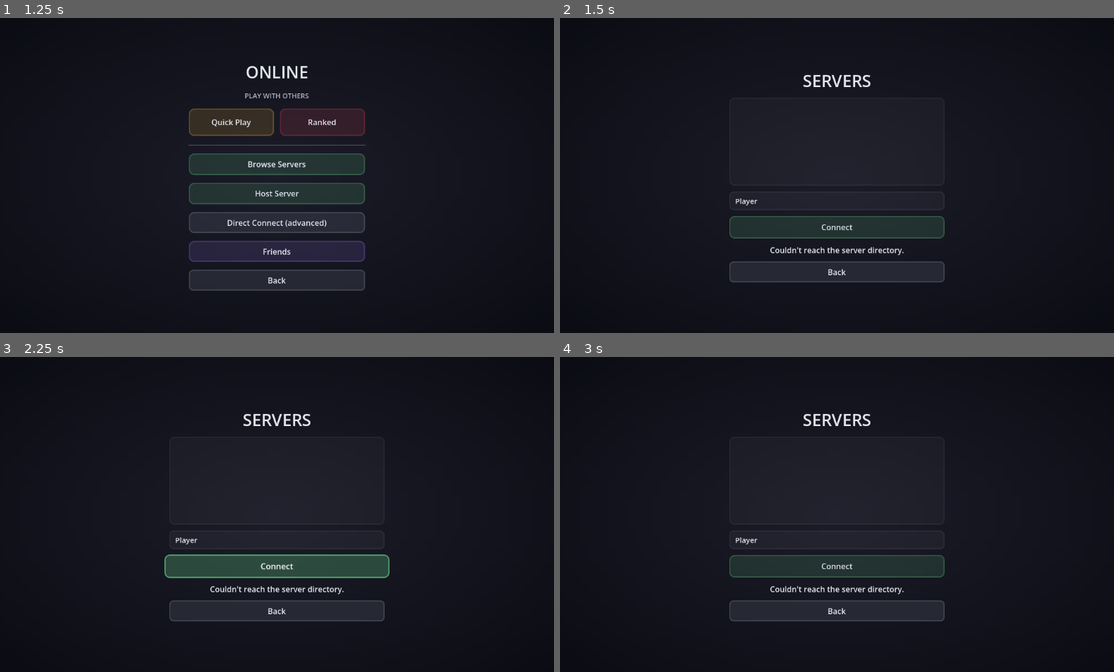
Above: before the commit, frames 1-4 (two rows, left to right).
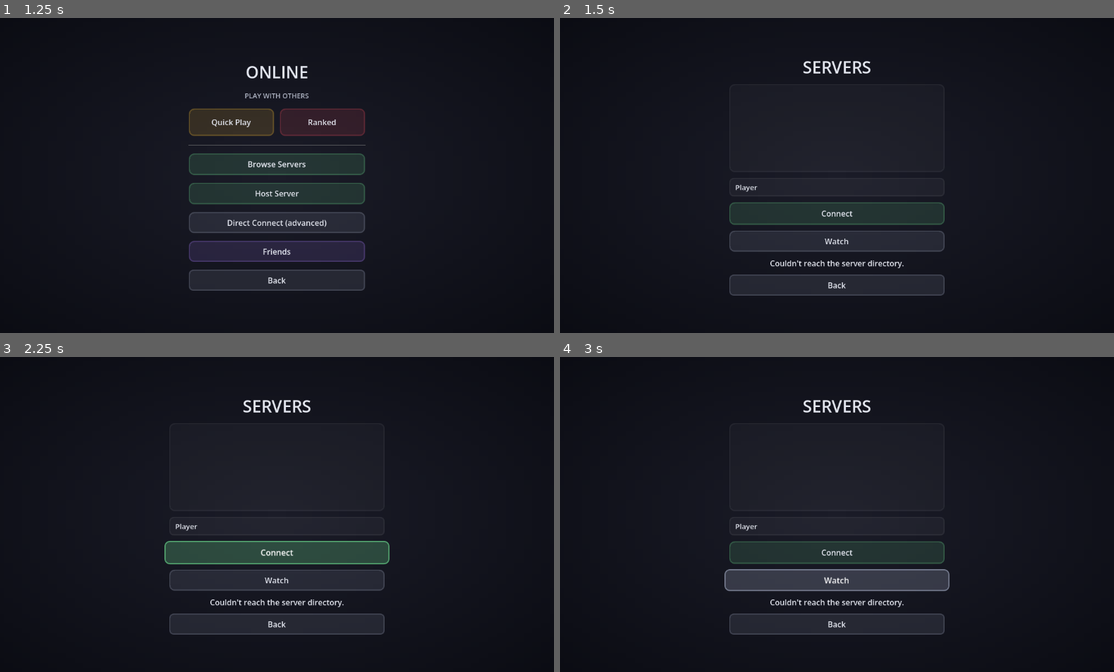
Above: after the commit, the same moments.

Repository: SumDumIdiut/tag
Game: Godot game, scene res://main/bootstrap.tscn
The game is run twice, just before and just after one commit, with the same random seed, the same clock (stepped at 60 frames per second) and the same inputs.
Inputs (mouse positions are in pixels of both pictures, inside the frame that each line leads up to):
- Up to frame 1 (1.25 s): click (177, 213) at 0.52 s
- Up to frame 2 (1.5 s): click "Browse Servers" at 1.25 s
- Up to frame 3 (2.25 s): click "Connect" at 2 s
- Up to frame 4 (3 s): click (837, 580) at 2.75 s, where only the run after the commit has a clickable "Watch"

Frame 1 is identical in both runs. In frame 2, 3.7% of the frame differs, in the area x 30-70%, y 13-89%; in frame 3, 5.7%, in the area x 29-71%, y 13-89%; in frame 4, 5.1%.

Commit message:
Add live spectating (Phase 7)
Read-only spectator path parallel to the existing player path:
NetworkManager.start_spectator() connects and registers via a new
_server_register_spectator RPC instead of _server_register_player,
attaching to whichever lobby on that server currently has a match in
progress. Spectators get the full per-tick match-state broadcast
(ServerMatch._physics_process now also pushes to
NetworkManager.get_spectators(lobby_id)) but never occupy a Player slot
and have no receive_input wiring, so they can never act. Server browser
gets a "Watch" button; net_game.gd falls back to following the first
roster entry's camera when my_peer_id == -1 (the spectator sentinel).

Verified with three local headless instances (dedicated server + two
playing bots + one spectating bot): spectator receives live state for
both players with zero ability to move, and cleanly receives match-ended
when the real players disconnect and the match tears down.

Diff:
--- a/game/main/net_game.gd
+++ b/game/main/net_game.gd
@@ -55,6 +55,16 @@
 		_apply_skin(peer_id)
 		_apply_hat(peer_id)
 
+	# my_peer_id == -1 means we're spectating (see NetworkManager.start_
+	# spectator) -- there's no local avatar to own the camera, so fall back
+	# to following whichever roster entry came first instead of leaving no
+	# camera active at all.
+	if my_peer_id == -1 and not avatars.is_empty():
+		var followed: RemoteAvatar = avatars[avatars.keys()[0]]
+		followed.camera.enabled = true
+		followed.camera.make_current()
+		hud.text = "Spectating"
+
 ## A custom skin's image can still be in flight (relayed from the server,
 ## see NetworkManager) when a match starts -- SkinCatalog.get_part_textures()
 ## just returns {} for a not-yet-known custom id, so avatar.set_skin() no-ops
@@ -104,6 +114,12 @@
 			_apply_hat(peer_id)
 
 func _physics_process(_delta: float) -> void:
+	# A spectator (my_peer_id == -1, see setup()/start_spectator()) has no
+	# Player on the server to apply input to at all -- the server would just
+	# no-op it (not in any _peer_lobby entry), but there's no reason to
+	# spend a network message every tick doing nothing.
+	if my_peer_id == -1:
+		return
 	# No client-side prediction/reconciliation at all -- just capture and
 	# send input every tick. Every avatar (see _on_match_state), including
 	# your own, only ever renders confirmed server state, dead-reckoned the
--- a/game/main/server_browser.gd
+++ b/game/main/server_browser.gd
@@ -1,10 +1,12 @@
 extends Control
 
 const UIStyle := preload("res://ui/ui_style.gd")
+const MATCH_INTRO_SCENE := preload("res://main/match_intro.tscn")
 
 @onready var server_list: ItemList = $VBox/ServerList
 @onready var username_edit: LineEdit = $VBox/UsernameEdit
 @onready var connect_button: Button = $VBox/ConnectButton
+@onready var watch_button: Button = $VBox/WatchButton
 @onready var status_label: Label = $VBox/StatusLabel
 @onready var back_button: Button = $VBox/BackButton
 
@@ -16,6 +18,12 @@
 var _http: HTTPRequest
 var _refresh_timer: Timer
 var _request_in_flight := false
+## Set by _on_watch_pressed(), read by _on_connected() to decide whether to
+## quick_join_lobby (normal Connect) or just wait for a match already in
+## progress to be pushed to us (Watch) -- start_spectator()/start_client()
+## both end in the same connected_to_server signal, so this is the one bit
+## of context that signal alone doesn't carry.
+var _watching := false
 # NetworkManager is an autoload -- its signals outlive this screen, so a late
 # lobby_state_updated (from the CONNECT_ONE_SHOT below) can still fire after
 # Back is pressed and pull the player into lobby_room anyway. See
@@ -25,14 +33,18 @@
 func _ready() -> void:
 	UIStyle.add_background(self)
 	UIStyle.style_button(connect_button, UIStyle.COLOR_ONLINE)
+	UIStyle.style_button(watch_button, UIStyle.COLOR_NEUTRAL)
 	UIStyle.style_back_button(back_button)
 
 	username_edit.text = GameSettings.saved_username
 	connect_button.pressed.connect(_on_connect_pressed)
+	watch_button.pressed.connect(_on_watch_pressed)
 	back_button.pressed.connect(_on_back_pressed)
 	server_list.item_activated.connect(func(_idx): _on_connect_pressed())
 	NetworkManager.connected_to_server.connect(_on_connected)
 	NetworkManager.connection_failed.connect(_on_connection_failed)
+	NetworkManager.spectate_failed.connect(_on_spectate_failed)
+	NetworkManager.match_started.connect(_on_spectate_match_started)
 
 	_http = HTTPRequest.new()
 	add_child(_http)
@@ -89,11 +101,26 @@
 	GameSettings.save_username(username)
 	NetworkManager.set_username(username)
 	connect_button.disabled = true
+	watch_button.disabled = true
 	status_label.text = "Connecting..."
 	NetworkManager.start_client(RELAY_JOIN_BASE + str(server.id), username)
 
+func _on_watch_pressed() -> void:
+	var selected := server_list.get_selected_items()
+	if selected.is_empty():
+		return
+	var server: Dictionary = _servers[selected[0]]
+	_watching = true
+	connect_button.disabled = true
+	watch_button.disabled = true
+	status_label.text = "Connecting..."
+	NetworkManager.start_spectator(RELAY_JOIN_BASE + str(server.id))
+
 func _on_connected() -> void:
 	if _cancelled:
+		return
+	if _watching:
+		status_label.text = "Waiting for a match in progress..."
 		return
 	status_label.text = "Joining match..."
 	NetworkManager.lobby_state_updated.connect(_on_in_lobby, CONNECT_ONE_SHOT)
@@ -104,9 +131,33 @@
 		return
 	get_tree().change_scene_to_file("res://main/lobby_room.tscn")
 
+## Only NetworkManager.start_spectator() (via _on_watch_pressed above) ever
+## leaves this screen's connection sitting with no lobby to join, so this
+## firing at all means we're spectating -- normal Connect always transitions
+## away via _on_in_lobby well before a match (and this signal) exists.
+func _on_spectate_match_started(_lobby_id: int, my_id: int, roster: Dictionary, level_id: String) -> void:
+	if not _watching or _cancelled:
+		return
+	var scene := MATCH_INTRO_SCENE.instantiate()
+	scene.setup(my_id, roster, level_id)
+	get_tree().root.add_child(scene)
+	get_tree().current_scene.queue_free()
+	get_tree().current_scene = scene
+
+func _on_spectate_failed() -> void:
+	if _cancelled:
+		return
+	status_label.text = "No match is currently in progress on that server."
+	NetworkManager.disconnect_from_server()
+	_watching = false
+	connect_button.disabled = false
+	watch_button.disabled = false
+
 func _on_connection_failed() -> void:
 	status_label.text = "Couldn't connect to that server -- it may have gone offline."
 	connect_button.disabled = false
+	watch_button.disabled = false
+	_watching = false
 
 func _on_back_pressed() -> void:
 	_cancelled = true
--- a/game/main/server_browser.tscn
+++ b/game/main/server_browser.tscn
@@ -47,6 +47,11 @@
 custom_minimum_size = Vector2(0, 46)
 text = "Connect"
 
+[node name="WatchButton" type="Button" parent="VBox"]
+layout_mode = 2
+custom_minimum_size = Vector2(0, 36)
+text = "Watch"
+
 [node name="StatusLabel" type="Label" parent="VBox"]
 layout_mode = 2
 horizontal_alignment = 1
--- a/game/net/network_manager.gd
+++ b/game/net/network_manager.gd
@@ -21,6 +21,9 @@
 ## send_chat_message()/lobby_room.gd. Lobby-only by design (not in-match),
 ## to keep the tight tag-gameplay netcode path untouched by this.
 signal chat_message_received(username: String, text: String)
+## Fires on a peer that tried start_spectator() when no match is currently
+## in progress on that server to watch.
+signal spectate_failed
 
 const DEFAULT_PORT := 9000
 const MAX_LOBBY_PLAYERS := 8
@@ -45,6 +48,11 @@
 var _peer_client_id := {} # peer_id -> String, the anonymous cosmetics/ranked identity -- server-side only, never broadcast to other clients
 var _peer_lobby := {}    # peer_id -> lobby_id
 var _matches := {}       # lobby_id -> ServerMatch
+var _spectators := {}    # lobby_id -> Array[peer_id], read-only observers of an in-progress match
+var _peer_spectating_lobby := {} # peer_id -> lobby_id, for disconnect cleanup
+
+# ---- Client-side state only ----
+var _pending_as_spectator := false # set by start_spectator(), consumed by _on_connected_to_server()
 
 func _ready() -> void:
 	multiplayer.peer_disconnected.connect(_on_peer_disconnected)
@@ -74,6 +82,13 @@
 	if not is_server:
 		return []
 	return _peer_client_id.values()
+
+## Called by ServerMatch every physics tick to also push state to anyone
+## watching lobby_id's match read-only (see _server_register_spectator).
+func get_spectators(lobby_id: int) -> Array:
+	if not is_server:
+		return []
+	return _spectators.get(lobby_id, [])
 
 ## WebSockets (not ENet/raw UDP) specifically because this needs to be
 ## reachable through a Cloudflare Tunnel -- Cloudflare's edge can proxy a
@@ -101,11 +116,30 @@
 func start_client(address: String, display_name: String) -> void:
 	username = display_name
 	is_server = false
+	_pending_as_spectator = false
 	var url := _normalize_address(address)
 	var peer := WebSocketMultiplayerPeer.new()
 	var err := peer.create_client(url)
 	if err != OK:
 		push_error("NetworkManager: failed to create client peer (%s)" % err)
+		connection_failed.emit()
+		return
+	multiplayer.multiplayer_peer = peer
+
+## Connects the same way start_client() does, but registers as a read-only
+## spectator instead of a simulated player once connected (see
+## _on_connected_to_server()) -- never sends input, never occupies a Player
+## slot. Attaches to whichever match on this server is currently in
+## progress; emits spectate_failed if none is.
+func start_spectator(address: String) -> void:
+	is_server = false
+	_pending_as_spectator = true
+	var url := _normalize_address(address)
+	var peer := WebSocketMultiplayerPeer.new()
+	var err := peer.create_client(url)
+	if err != OK:
+		push_error("NetworkManager: failed to create client peer (%s)" % err)
+		_pending_as_spectator = false
 		connection_failed.emit()
 		return
 	multiplayer.multiplayer_peer = peer
@@ -126,7 +160,11 @@
 
 func _on_connected_to_server() -> void:
 	my_peer_id = multiplayer.get_unique_id()
-	rpc_id(1, "_server_register_player", username, SkinCatalog.selected_skin_id, SkinCatalog.selected_hat_id, SkinCatalog.client_id)
+	if _pending_as_spectator:
+		_pending_as_spectator = false
+		rpc_id(1, "_server_register_spectator")
+	else:
+		rpc_id(1, "_server_register_player", username, SkinCatalog.selected_skin_id, SkinCatalog.selected_hat_id, SkinCatalog.client_id)
 	connected_to_server.emit()
 
 func _on_connection_failed() -> void:
@@ -146,6 +184,10 @@
 	if lobby_id != -1:
 		_remove_peer_from_lobby(id, lobby_id)
 	_peer_lobby.erase(id)
+	var spectating_lobby_id: int = _peer_spectating_lobby.get(id, -1)
+	if spectating_lobby_id != -1 and _spectators.has(spectating_lobby_id):
+		_spectators[spectating_lobby_id].erase(id)
+	_peer_spectating_lobby.erase(id)
 
 # ==================== Server-side RPC endpoints (client -> server) ====================
 
@@ -167,6 +209,41 @@
 		_join_ranked_lobby(sender)
 	else:
 		_send_lobby_list(sender)
+
+## Attaches the sender to whichever lobby on this server currently has a
+## match running -- there's no per-lobby "Watch" targeting from the server
+## browser (it only knows about servers, not individual lobbies), so a
+## spectator just gets whatever's live. Never touches _players/_peer_lobby;
+## a spectator is not a lobby member and never becomes one.
+@rpc("any_peer", "reliable")
+func _server_register_spectator() -> void:
+	if not is_server:
+		return
+	var sender := multiplayer.get_remote_sender_id()
+	if _peer_lobby.has(sender) or _peer_spectating_lobby.has(sender):
+		return
+	var target_lobby_id := -1
+	for lobby in _lobbies.values():
+		if lobby.in_match:
+			target_lobby_id = lobby.id
+			break
+	if target_lobby_id == -1 or not _matches.has(target_lobby_id):
+		rpc_id(sender, "_client_spectate_failed")
+		return
+	var match_instance: ServerMatch = _matches[target_lobby_id]
+	# roster is only populated once ServerMatch._finish_setup() completes --
+	# briefly empty while a custom level is still being fetched (see
+	# server_match.gd's _fetch_custom_arena). Reject rather than send a
+	# match-started payload with no one in it; there's no second chance to
+	# resend once this RPC has gone out.
+	if match_instance.roster.is_empty():
+		rpc_id(sender, "_client_spectate_failed")
+		return
+	if not _spectators.has(target_lobby_id):
+		_spectators[target_lobby_id] = []
+	_spectators[target_lobby_id].append(sender)
+	_peer_spectating_lobby[sender] = target_lobby_id
+	rpc_id(sender, "_client_match_started", target_lobby_id, -1, match_instance.roster, level_id)
 
 func _sanitize_username(raw: String) -> String:
 	var trimmed := raw.strip_edges()
@@ -264,11 +341,25 @@
 		if _matches.has(lobby_id):
 			_matches[lobby_id].teardown()
 			_matches.erase(lobby_id)
+		_end_spectating_for_lobby(lobby_id)
 	else:
 		if lobby.host_peer == peer_id:
 			lobby.host_peer = lobby.members.keys()[0]
 		_send_lobby_state(lobby_id)
 	_broadcast_lobby_list()
+
+## Tells every spectator of lobby_id's match that it's over -- a match
+## ending because every real player left has no ranking to report (empty
+## Array default), a ranked round's real end (see notify_match_ended) passes
+## its actual ranking through instead. Drops their spectator registration
+## either way, so no dead match instance is left silently pushing no state.
+func _end_spectating_for_lobby(lobby_id: int, ranking: Array = []) -> void:
+	if not _spectators.has(lobby_id):
+		return
+	for spectator_peer_id in _spectators[lobby_id]:
+		rpc_id(spectator_peer_id, "_client_match_ended", ranking)
+		_peer_spectating_lobby.erase(spectator_peer_id)
+	_spectators.erase(lobby_id)
 
 @rpc("any_peer", "reliable")
 func _server_set_ready(ready: bool) -> void:
@@ -405,6 +496,7 @@
 		rpc_id(entry.peer_id, "_client_match_ended", ranking)
 		_peer_lobby.erase(entry.peer_id)
 	_report_ranked_result(ranking)
+	_end_spectating_for_lobby(lobby_id, ranking)
 	if _matches.has(lobby_id):
 		_matches[lobby_id].teardown()
 		_matches.erase(lobby_id)
@@ -457,6 +549,10 @@
 func _client_receive_chat_message(sender_username: String, text: String) -> void:
 	chat_message_received.emit(sender_username, text)
 
+@rpc("authority", "reliable")
+func _client_spectate_failed() -> void:
+	spectate_failed.emit()
+
 # ==================== Client-facing API (called by UI) ====================
 
 func set_username(display_name: String) -> void:
--- a/game/net/server_match.gd
+++ b/game/net/server_match.gd
@@ -29,6 +29,12 @@
 var _tag_mode: TagMode
 var _arena: Node2D
 var _tick := 0
+## Set once by _finish_setup() and kept for the lifetime of the match --
+## a late-joining spectator (see NetworkManager._server_register_spectator)
+## needs this exact shape to send as its own "_client_match_started" payload,
+## and unlike a lobby's `members` this never changes as players disconnect
+## mid-match (matches roster.gd's read-only "who was originally in this").
+var roster := {}
 
 func _init(network_manager: Node, p_lobby_id: int, members: Dictionary, p_ranked: bool = false) -> void:
 	_network_manager = network_manager
@@ -90,7 +96,6 @@
 	if ranked:
 		_tag_mode.round_ended.connect(_on_round_ended)
 
-	var roster := {}
 	for peer_id in _usernames.keys():
 		roster[peer_id] = {"username": _usernames[peer_id], "skin_id": _skin_ids[peer_id]}
 	_network_manager.notify_match_started(lobby_id, roster, _network_manager.level_id)
@@ -205,6 +210,12 @@
 		}
 	for peer_id in _players.keys():
 		_network_manager.push_match_state(peer_id, _tick, states)
+	# Read-only watchers (see NetworkManager._server_register_spectator) get
+	# the exact same states dict, unmodified -- there's no receive_input path
+	# wired to a spectator's peer_id at all, so they can render everything
+	# but never act on it.
+	for spectator_peer_id in _network_manager.get_spectators(lobby_id):
+		_network_manager.push_match_state(spectator_peer_id, _tick, states)
 
 func teardown() -> void:
 	queue_free()
